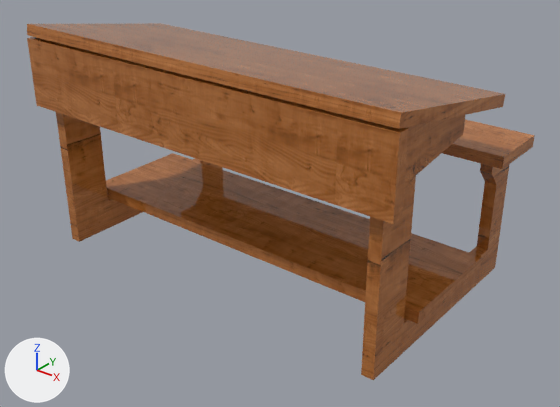
Renders of the FBX model Assets/Art/table_01.fbx from each side of a commit.
The view is the same before and after, from a 50 mm camera at (1.152, -1.373, 1.034) aimed at (0.05, 0.005, 0.18). Lighting does not change. The marker at lower left points along +X, +Y and +Z. Where no turn or scale is listed for an object, it has been applied to the vertices.

The older version as bpy lines, for what is in view:
```python
mat_table_01_sh = principled_material('table_01_sh')
mat_table_01_sh.texture = img_wood_01_png
mat_table_01_sh.roughness = 0.0
me_table_01_ncl1_1 = bpy.data.meshes.new('table_01_ncl1_1')
me_table_01_ncl1_1.from_pydata(...)  # 120 vertices, 106 faces; spans x -0.532..0.532, y -0.271..0.384, z 0.0..0.599
me_table_01_ncl1_1.materials.append(mat_table_01_sh)  # picture img_wood_01_png
ob_table_01 = bpy.data.objects.new('table_01', me_table_01_ncl1_1)
ob_table_01.location = (0.0, 0.0, 0.0)
```
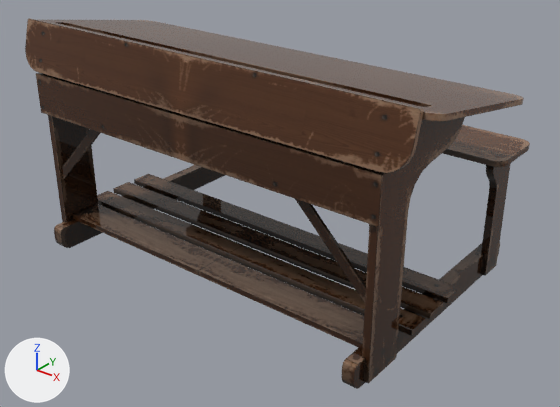
Commit message: table updated

Location of each change, [x1, y1, x2, y2] in pixels of the pictures (560 x 407 px):
'table_01', surface changed, reshaped: before [27, 23, 535, 380]; after [25, 19, 530, 389]
part 1 of me_table_01_ncl1_1, rebuilt (31% narrower): before [361, 115, 510, 380]; after [362, 117, 465, 384]
part 2 of me_table_01_ncl1_1, rebuilt: before [56, 112, 223, 242]; after [48, 115, 98, 222]
part 3 of me_table_01_ncl1_1, rebuilt: before [27, 23, 505, 129]; after [40, 20, 524, 121]
part 4 of me_table_01_ncl1_1, rebuilt (18% shorter): before [27, 37, 409, 224]; after [25, 19, 424, 173]
part 5 of me_table_01_ncl1_1, rebuilt: before [442, 119, 535, 169]; after [443, 125, 530, 167]
part 6 of me_table_01_ncl1_1, built on: before [106, 153, 482, 324]; after [36, 73, 511, 389]

The edits, one by one:
Picture 'table_wood_01_c.png' (img_table_wood_01_c_png) is new.
Material 'table_01_sh' (mat_table_01_sh) changes its picture from img_wood_01_png to img_table_wood_01_c_png.
me_table_01_ncl1_1 is used by ob_table_01; location (0.0, 0.0, 0.0).
me_table_01_ncl1_1 had 120 vertices, 106 faces and spanned x -0.532..0.532, y -0.271..0.384, z 0.0..0.599.
me_table_01_ncl1_1 now has 443 vertices, 288 faces and spans x -0.582..0.582, y -0.303..0.384, z 0.0..0.605.
me_table_01_ncl1_1 part 1: the loose piece of 40 vertices spanning x 0.465..0.495, y -0.242..0.346, z 0.0..0.576 is rebuilt with 30 vertices and now spans x 0.479..0.497, y -0.265..0.064, z 0.007..0.584.
me_table_01_ncl1_1 part 2: the loose piece of 40 vertices spanning x -0.495..-0.465, y -0.242..0.346, z 0.0..0.576 is rebuilt with 30 vertices and now spans x -0.497..-0.479, y -0.265..0.064, z 0.007..0.584.
me_table_01_ncl1_1 part 3: the loose piece of 8 vertices spanning x -0.53..0.53, y -0.271..0.175, z 0.493..0.599 is rebuilt with 75 vertices and now spans x -0.582..0.582, y -0.237..0.176, z 0.511..0.596.
me_table_01_ncl1_1 part 4: the loose piece of 8 vertices spanning x -0.532..0.532, y -0.271..-0.241, z 0.389..0.563 is rebuilt with 40 vertices and now spans x -0.556..0.556, y -0.278..-0.235, z 0.482..0.605.
me_table_01_ncl1_1 part 5: the loose piece of 8 vertices spanning x -0.532..0.532, y 0.21..0.384, z 0.335..0.365 is rebuilt with 44 vertices and now spans x -0.532..0.532, y 0.21..0.384, z 0.335..0.349.
Part 6, on me_table_01_ncl1_1:
8 vertices are removed from x -0.522..0.522, y -0.117..0.182, z 0.085..0.115.
6 faces are deleted.
106 vertices are added at x -0.522..0.522, y -0.303..0.381, z 0.0..0.48.
40 new vertices lie (0.03, 0.0, 0.0) away from vertices in x -0.486..0.456, y -0.303..0.381, z 0.0..0.066.
28 new vertices lie (0.018, 0.0, 0.0) away from vertices in x -0.497..0.479, y 0.243..0.346, z 0.007..0.335.
24 new vertices lie (0.0, 0.0, 0.014) away from vertices in x -0.522..0.522, y -0.246..0.077, z 0.068.
8 new vertices lie (0.0, 0.006, 0.0) away from vertices in x -0.498..0.498, y -0.26, z 0.185..0.422.
6 new vertices lie (0.0, 0.014, 0.0) away from vertices in x -0.506..0.506, y -0.278, z 0.377..0.48.
136 new faces join them.
